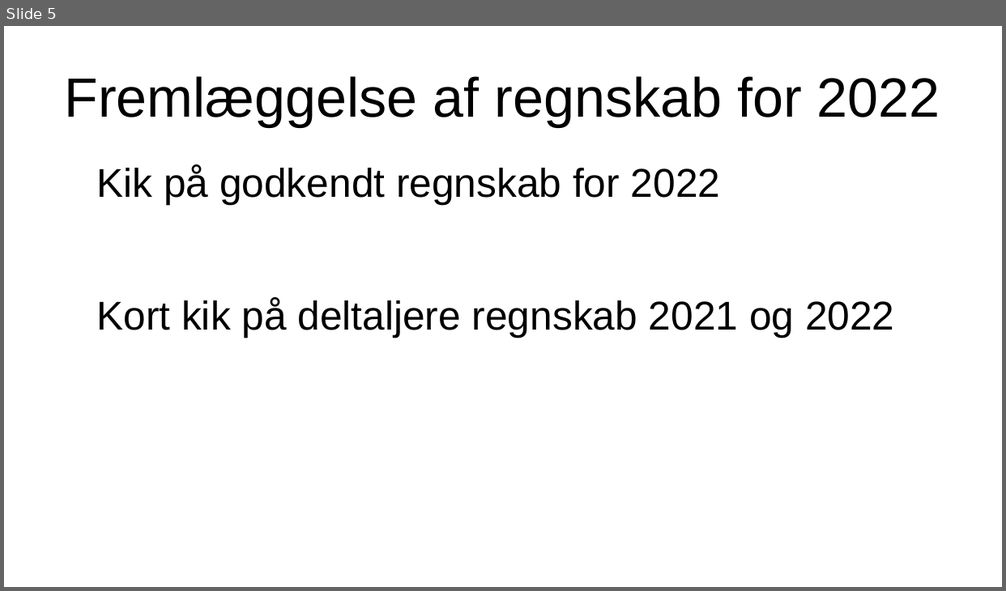
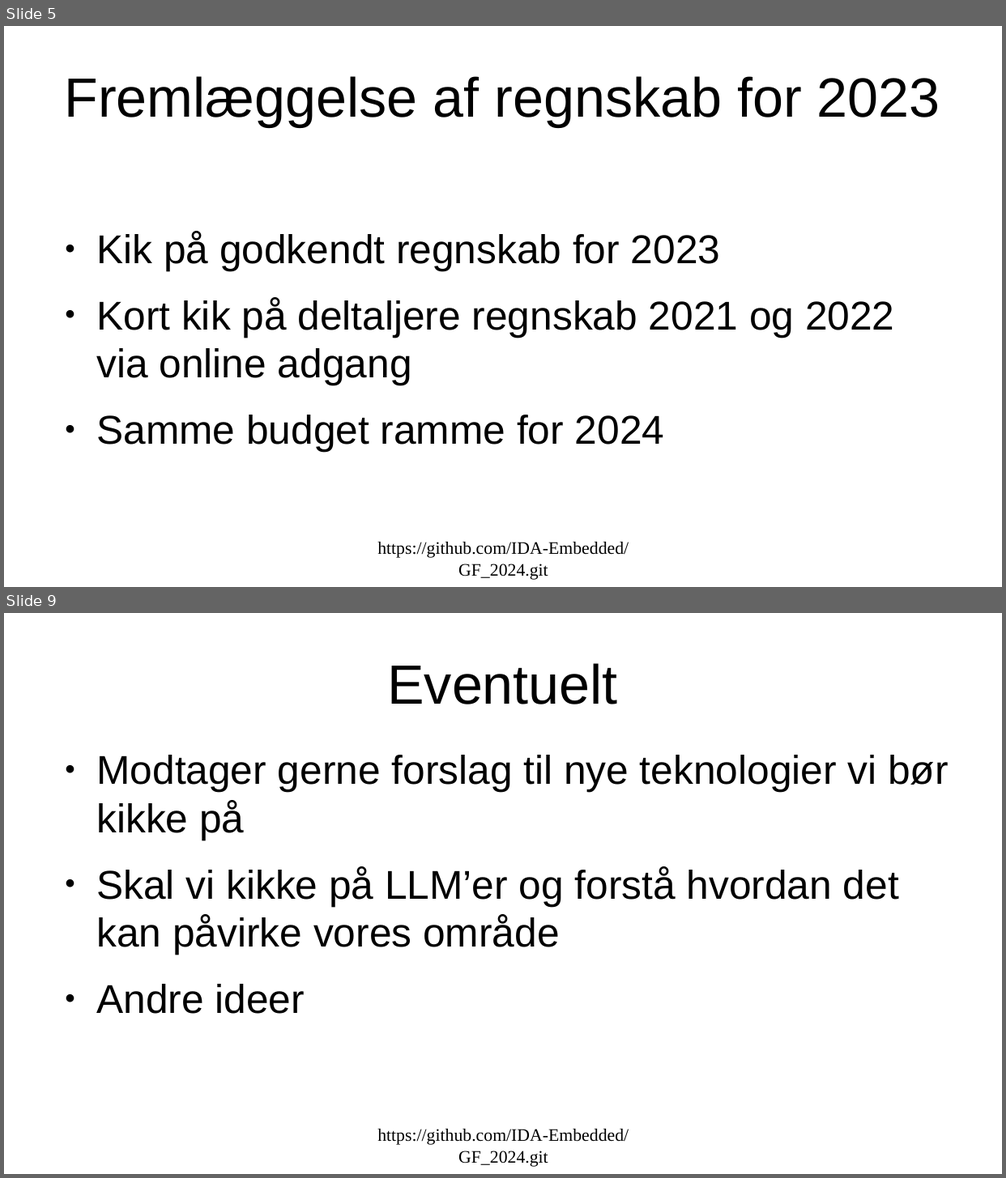
Before and after one commit to IDA-Embedded/GF_2024, a slide deck: IDA_embedded_GF_2024.odp. Shown one above the other, each under a label of ours: slide 5 before the commit, slides 5 and 9 after it; the slides between them are not shown. The pictures are 1006x591 and 1006x1178 pixels, drawn with LibreOffice and Linux fonts; fonts in the diff are those of the drawing. Boxes give left, top, right and bottom in pixels: in the first picture for what was removed or moved away, otherwise in the second. Text is boxed around its words. In the diff, an @@ line names an element or a change of style, - is before the commit and + after.

```diff
--- a/IDA_embedded_GF_2024.odp
+++ b/IDA_embedded_GF_2024.odp
@@ slide 9 added at <box>4,613,1002,1174</box>, background #FFFFFF @@
@@ title added at <box>387,663,617,705</box>, 44 pt, text #000000 @@
+Eventuelt
@@ text added at <box>96,755,948,1014</box>, 32 pt, text #000000 @@
+● Modtager gerne forslag til nye teknologier vi bør kikke på
+● Skal vi kikke på LLM’er og forstå hvordan det kan påvirke vores område
+● Andre ideer
@@ text added at <box>377,1129,629,1167</box>, 14 pt, text #000000 @@
+https://github.com/IDA-Embedded/GF_2024.git
@@ slide 5 changed as well @@
@@ title at <box>64,76,940,127</box>: text changed @@
-Fremlæggelse af regnskab for 2022
+Fremlæggelse af regnskab for 2023
@@ text at <box>96,231,894,451</box>: text changed @@
-Kik på godkendt regnskab for 2022
-Kort kik på deltaljere regnskab 2021 og 2022
+● Kik på godkendt regnskab for 2023
+● Kort kik på deltaljere regnskab 2021 og 2022 via online adgang
+● Samme budget ramme for 2024
@@ text added at <box>377,542,629,580</box>, 14 pt, text #000000 @@
+https://github.com/IDA-Embedded/GF_2024.git
```
Also in this commit, not shown: 5 other slides changed, 3 other slides added, 3 other files.
